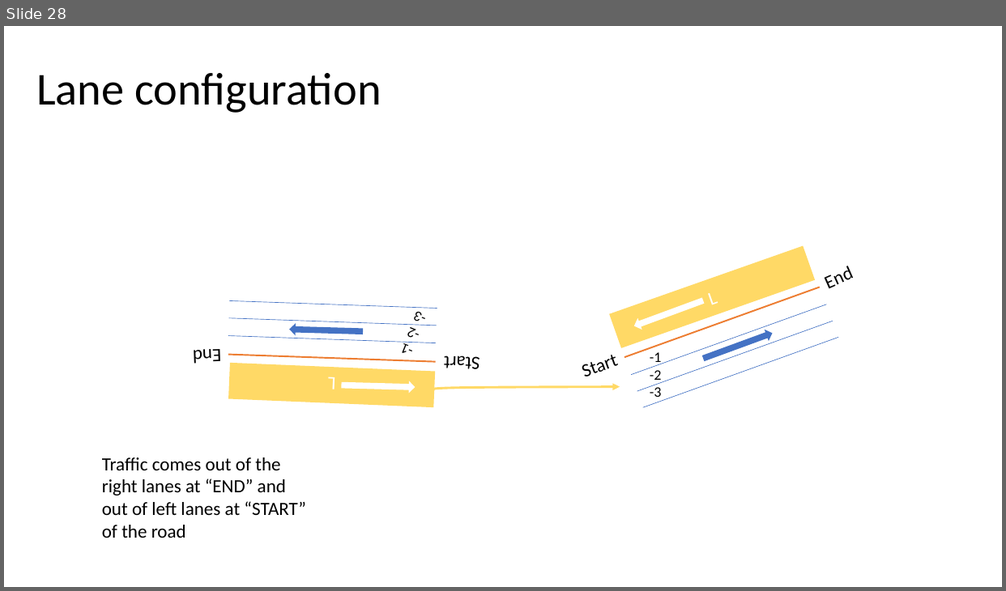
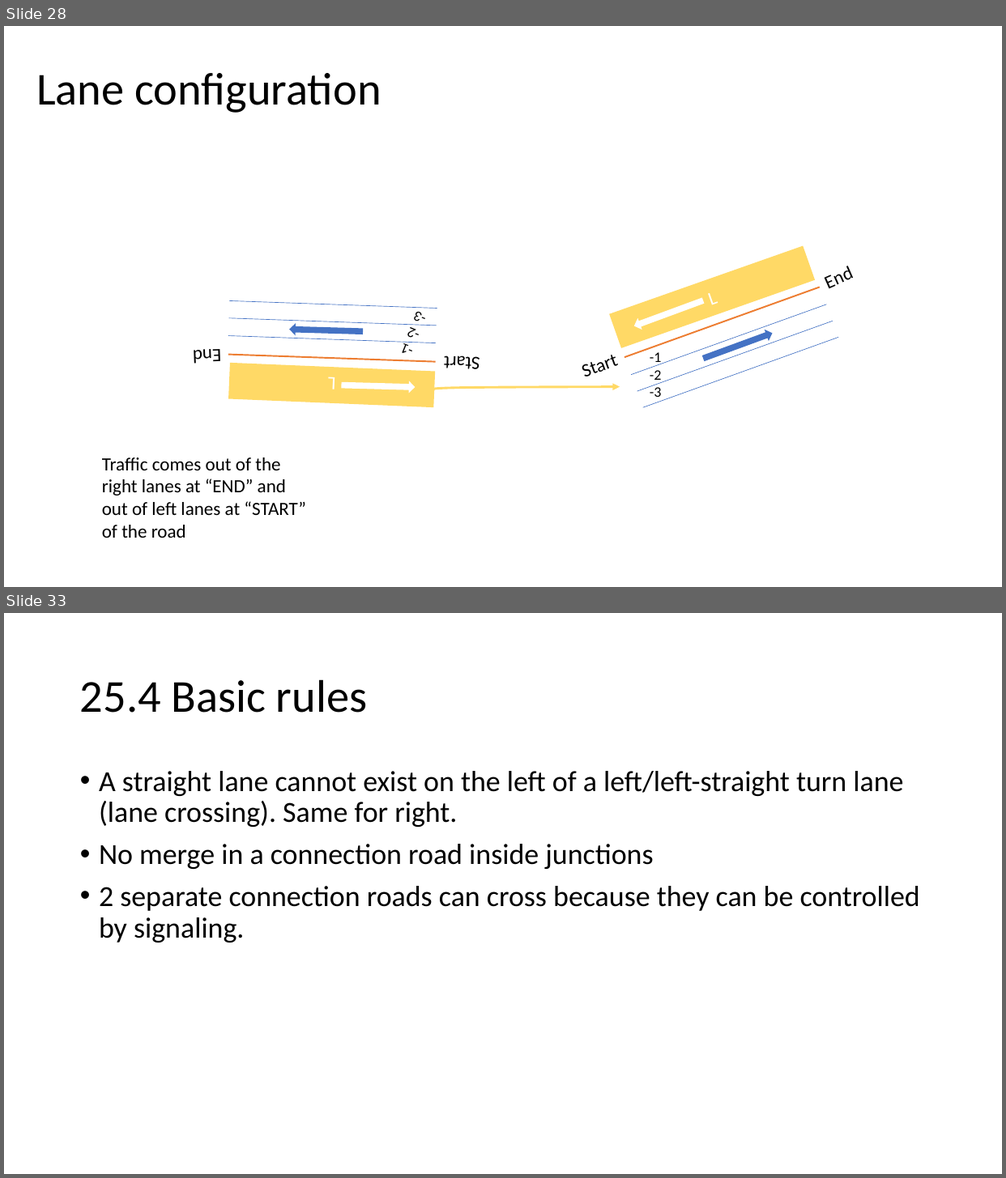
Before and after one commit to AugmentedDesignLab/junction-art, a slide deck: plan/challenges.pptx. Shown one above the other, each under a label of ours: slide 28 before the commit, slides 28 and 33 after it; the slides between them are not shown. The pictures are 1006x591 and 1006x1178 pixels, drawn with LibreOffice and Linux fonts; fonts in the diff are those of the drawing. Boxes give left, top, right and bottom in pixels: in the first picture for what was removed or moved away, otherwise in the second. Text is boxed around its words. In the diff, an @@ line names an element or a change of style, - is before the commit and + after.

Commit message:
strategies to generate diff lane configurations in junctions

```diff
--- a/plan/challenges.pptx
+++ b/plan/challenges.pptx
@@ slide 33 added at box(4, 613, 1002, 1174), background #FFFFFF @@
@@ title added at box(80, 679, 367, 713), 44 pt, text #000000 @@
+25.4 Basic rules
@@ text added at box(99, 771, 920, 943), 28 pt, text #000000 @@
+• A straight lane cannot exist on the left of a left/left-straight turn lane (lane crossing). Same for right.
+• No merge in a connection road inside junctions
+• 2 separate connection roads can cross because they can be controlled by signaling.
```
Also in this commit, not shown: 5 other slides added, 4 other files.
